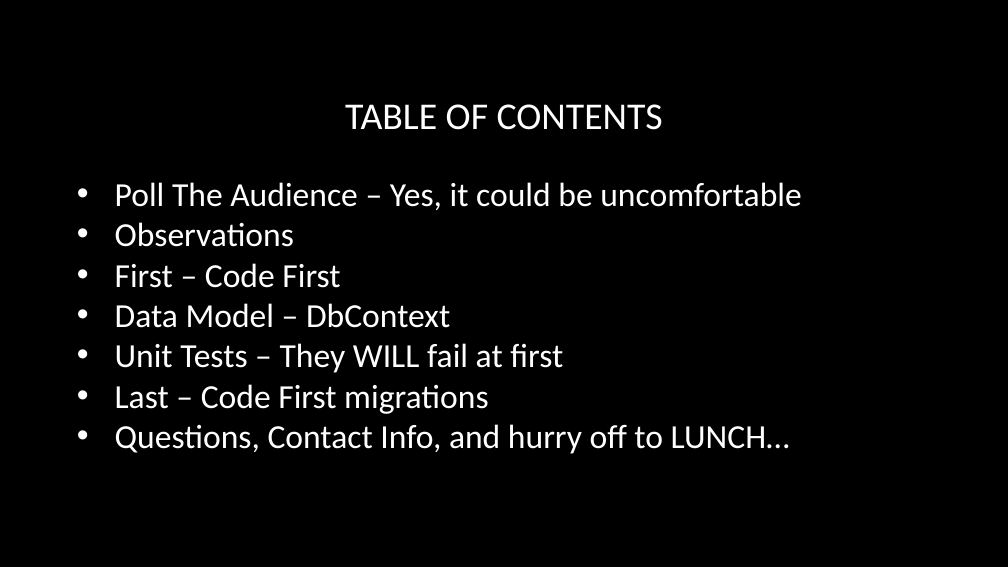
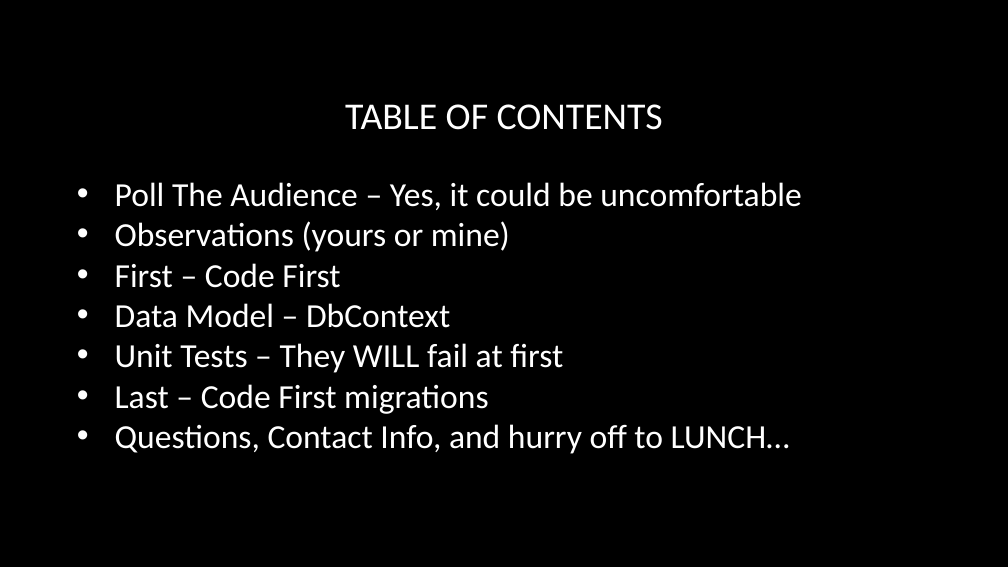
Before and after one commit to SpilledMilkCOM/DenDevDayEFCore, a slide deck: slide 4 of Entity Framework Core.pptx. Drawn at 1008x567 pixels with LibreOffice and Linux fonts; fonts in the diff are those of the drawing; background and template pictures are left out. Boxes give left, top, right and bottom in pixels: in the first picture for what was removed or moved away, otherwise in the second. Text is boxed around its words. In the diff, an @@ line names an element or a change of style, - is before the commit and + after.

```diff
--- a/Entity Framework Core.pptx
+++ b/Entity Framework Core.pptx
@@ text at [115, 221, 510, 252]: text changed @@
-• Observations
+• Observations (yours or mine)
```
Also in this commit, not shown: 4 other slides changed, 1 slide added, 4 other files.
